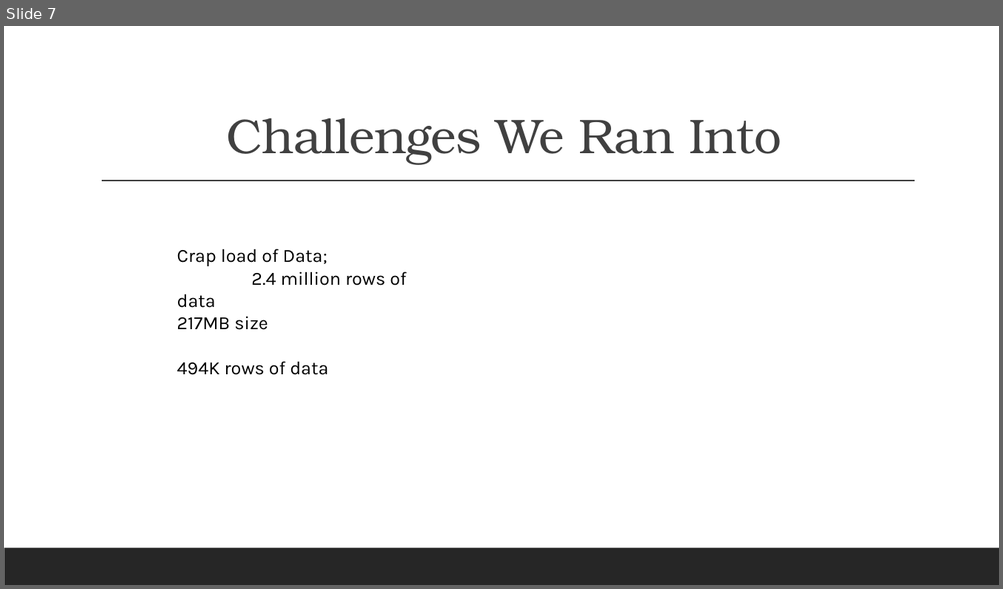
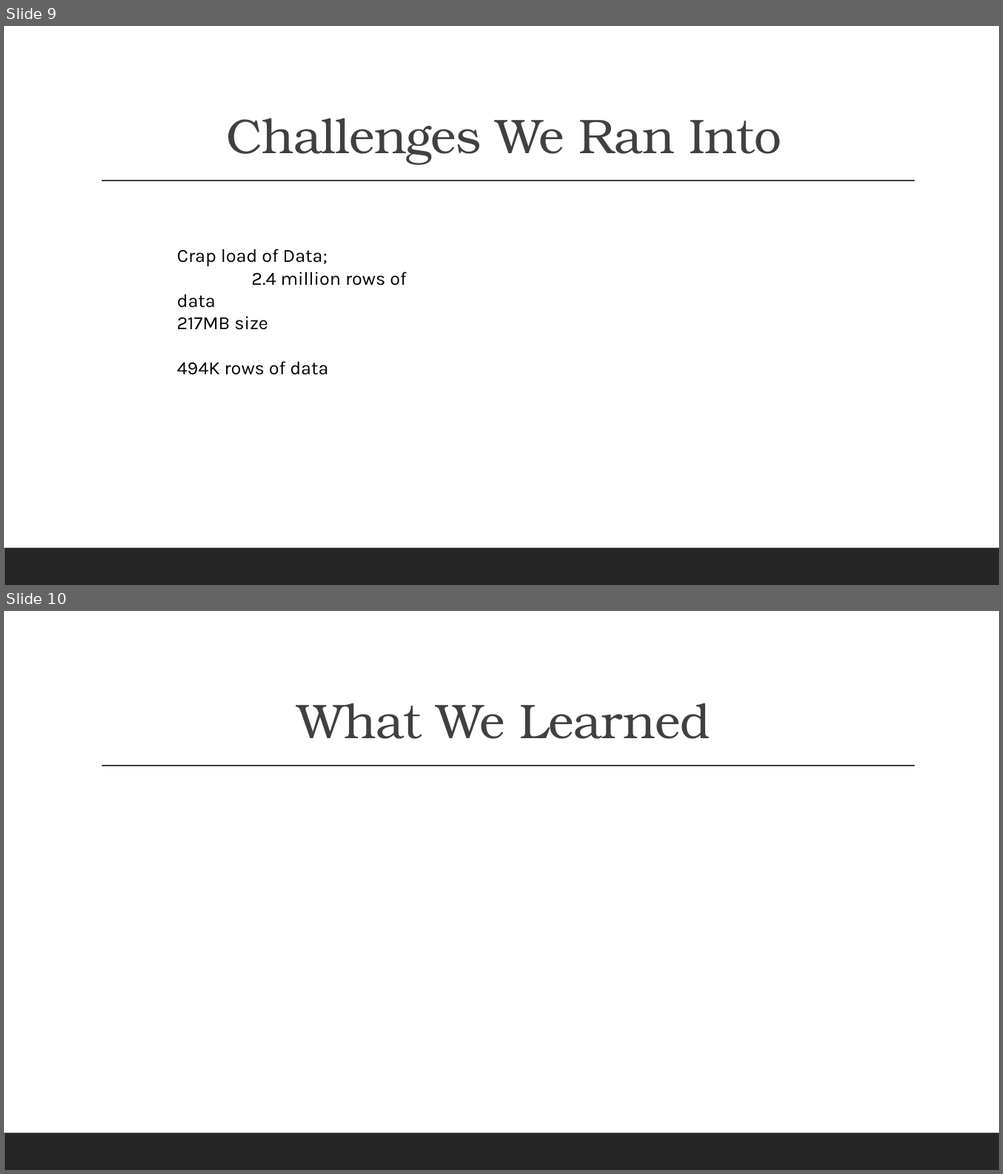
Before and after one commit to jabruhns/group-project-2, a slide deck: Report/Taking Off.pptx. Shown one above the other, each under a label of ours: slide 7 before the commit, slides 9 and 10 after it. The pictures are 1003x589 and 1003x1174 pixels, drawn with LibreOffice and Linux fonts; fonts in the diff are those of the drawing. Boxes give left, top, right and bottom in pixels: in the first picture for what was removed or moved away, otherwise in the second. Text is boxed around its words. In the diff, an @@ line names an element or a change of style, - is before the commit and + after.

```diff
--- a/Report/Taking Off.pptx
+++ b/Report/Taking Off.pptx
@@ slide 10 added at <box>4,611,999,1170</box>, background #FFFFFF; not listed: 2 template elements that a slide beside it also shows @@
@@ title added at <box>298,703,710,739</box>, 47 pt, text #404040 @@
+What We Learned
@@ what was slide 7 is now slide 9 @@
```
Also in this commit, not shown: 3 slides changed, 2 other slides added, 1 other file.
